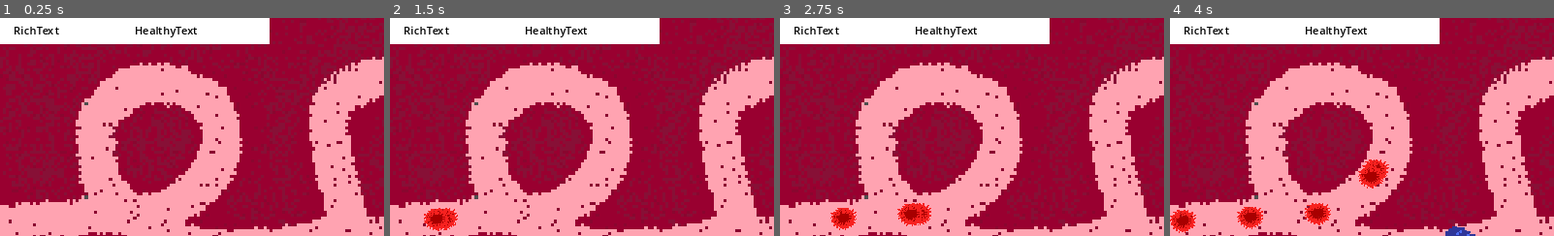
Above: before the commit, frames 1-4 (left to right).
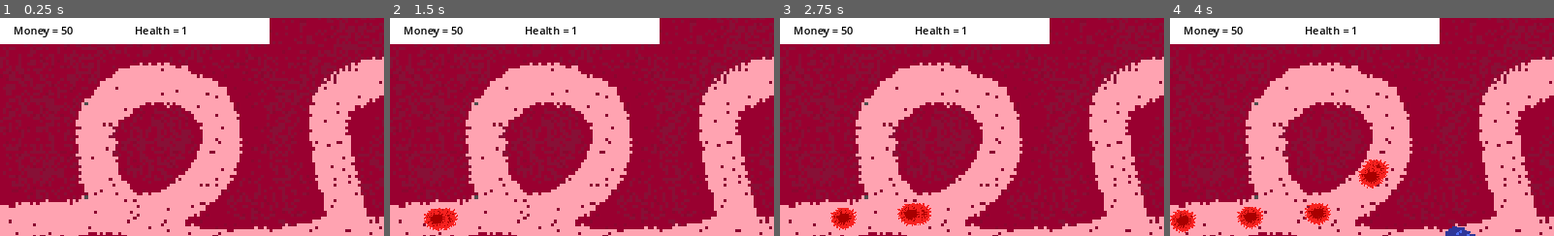
Above: after the commit, the same moments.

Repository: Kryzi/TowerDefense
Game: Godot game, scene res://Scenes/world.tscn
The game is run twice, just before and just after one commit, with the same random seed, the same clock (stepped at 60 frames per second) and the same inputs.
Inputs:
- Up to frame 1 (0.25 s): no input
- Up to frame 2 (1.5 s): click "Next Round" at 0.5 s; click "Next Round" at 1.25 s
- Up to frame 3 (2.75 s): click "Basic Tower" at 2 s
- Up to frame 4 (4 s): click "Basic Tower" at 2.75 s; click "Basic Tower" at 3.5 s
The pictures show only the part of the screen within x 0-50%, y 0-50%; the shares and areas given below are measured in that part.

The runs differ from the first frame. In frame 1, 0.5% of the frame differs, in the area x 4-52%, y 3-9%; in frame 2, 0.5%; in frame 3, 0.5%; in frame 4, 0.5%.
Error before the commit: Invalid assignment of property or key 'text' with value of type 'String' on a base object of type 'null instance'. (res://Scripts/GameManager.gd:41)

Commit message:
ændring i world med hud

Diff:
--- a/Scenes/world.tscn
+++ b/Scenes/world.tscn
@@ -39,7 +39,8 @@
 
 [node name="HUD" parent="." instance=ExtResource("3_ho7cv")]
 
-[node name="GameManager" parent="." instance=ExtResource("3_qrw8v")]
+[node name="GameManager" parent="." node_paths=PackedStringArray("World") instance=ExtResource("3_qrw8v")]
+World = NodePath("..")
 
 [node name="Tower" parent="." instance=ExtResource("5_llehc")]
 position = Vector2(700, 350)
--- a/Scripts/GameManager.gd
+++ b/Scripts/GameManager.gd
@@ -1,19 +1,20 @@
-extends Node2D
+extends Node
 
 const BASICTOWER = preload("res://Scenes/tower.tscn")
-@onready var world = get_parent()
 
 var Health = 1
 var Currency = 50
 
+@export var World: Node2D
+
+@onready var MoneyText = get_tree().get_root().get_node("World/HUD/%Money")
+@onready var HealthText = get_tree().get_root().get_node("World/HUD/%Health")
+@onready var GameOverScreen = get_tree().get_root().get_node("World/HUD/GameOverScreen")
+@onready var Quit = get_tree().get_root().get_node("World/HUD/GameOverScreen/Quit")
 
 func _ready():
 	GameOverScreen.hide()
 
-@onready var MoneyText = get_tree().get_root().get_node("World/HUD/PlayerInfo/Money")
-@onready var HealthText = get_tree().get_root().get_node("World/HUD/PlayerInfo/Health")
-@onready var GameOverScreen = get_tree().get_root().get_node("World/HUD/GameOverScreen")
-@onready var Quit = get_tree().get_root().get_node("World/HUD/GameOverScreen/Quit")
 
 
 func damage(amount):
@@ -32,7 +33,7 @@
 
 func _on_hud_buy_basic_tower():
 	var basicTower = BASICTOWER.instantiate()
-	world.call_deferred("add_child", basicTower)
+	World.call_deferred("add_child", basicTower)
 
 
 
